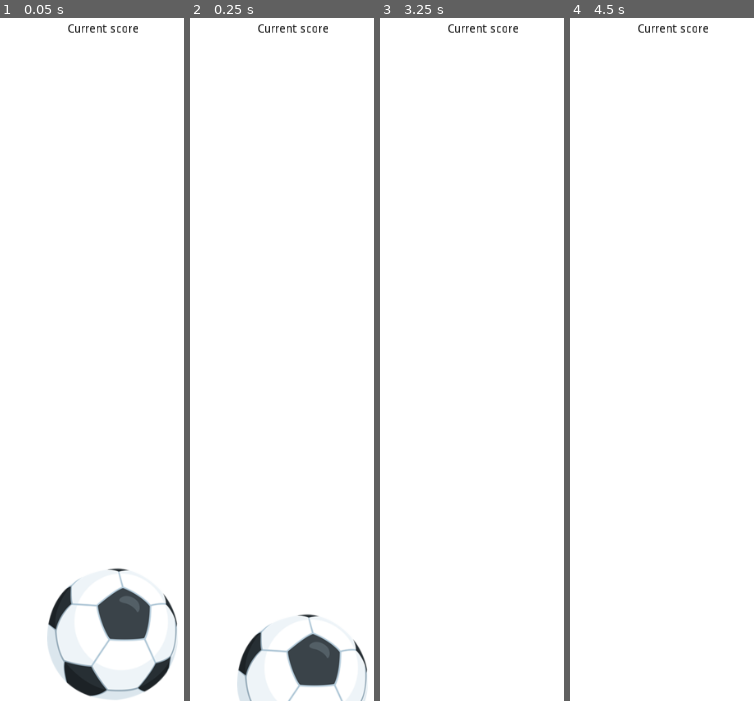
Above: before the commit, frames 1-4 (left to right).
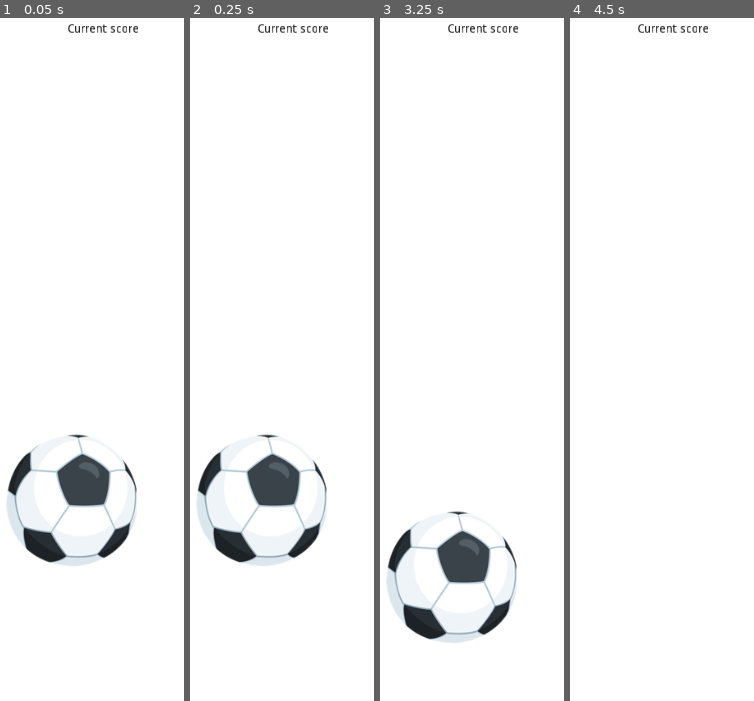
Above: after the commit, the same moments.

Repository: abdelhaksam/godot-facebook_soccer
Game: Godot game, scene res://Scene.tscn
Two runs of this game, one before a commit and one after it. Both use one fixed random seed, a clock stepped at 60 frames per second and the inputs below.
Inputs (mouse positions are in pixels of both pictures, inside the frame that each line leads up to):
- Up to frame 1 (0.05 s): no input
- Up to frame 2 (0.25 s): no input
- Up to frame 3 (3.25 s): move the mouse to (outside the picture) at 0.52 s; click (outside the picture) at 0.67 s; tap Enter at 1.25, 2.75 s; move the mouse to (400, 339) at 1.27 s; click (400, 339) at 1.42 s; tap Space at 2 s; move the mouse to (534, 127) at 2.02 s; click (534, 127) at 2.17 s; move the mouse to (468, 461) at 2.77 s; click (468, 461) at 2.92 s
- Up to frame 4 (4.5 s): move the mouse to (outside the picture) at 3.52 s; click (outside the picture) at 3.67 s; tap Space at 4.25 s; move the mouse to (outside the picture) at 4.27 s; click (outside the picture) at 4.42 s

The runs differ from the first frame. In frame 1, 9.3% of the frame differs, in the area x 3-97%, y 60-100%; in frame 2, 7.6%; in frame 3, 4.7%; in frame 4, nothing differs.

Commit message:
ball position now inits

Diff:
--- a/Scene.tscn
+++ b/Scene.tscn
@@ -17,15 +17,14 @@
 [node name="Playfield" type="Node2D"]
 
 [node name="BallRigidBody" type="RigidBody2D" parent="."]
-position = Vector2( 273.57, 878.921 )
+position = Vector2( 195.57, 652.921 )
 input_pickable = true
-physics_material_override = SubResource( 3 )
+physics_material_override = SubResource( 1 )
 gravity_scale = 20.0
-sleeping = true
 script = ExtResource( 2 )
 
 [node name="BallCollisionShape" type="CollisionShape2D" parent="BallRigidBody"]
-shape = SubResource( 1 )
+shape = SubResource( 2 )
 
 [node name="BallImage" type="Sprite" parent="BallRigidBody/BallCollisionShape"]
 position = Vector2( -0.933472, -0.198608 )
--- a/ball.gd
+++ b/ball.gd
@@ -2,15 +2,16 @@
 
 onready var speed = 70 * self.gravity_scale
 onready var score = 0
+var reset
 
 # Called when the node enters the scene tree for the first time.
 func _ready():
-	pass
+	initBall()
 
 func _input_event(viewport, event, shape_idx):
 	if event is InputEventMouseButton and event.pressed and event.button_index == BUTTON_LEFT:
-		if self.is_sleeping(): #If the game hasn't started, start it
-			self.set_sleeping(false)
+		if self.mode != RigidBody2D.MODE_RIGID: #If the game hasn't started, start it
+			self.mode = RigidBody2D.MODE_RIGID
 		bounceOnTouch(self, event)
 
 
@@ -24,3 +25,12 @@
 func updateScore():
 	score += 1
 	get_node('../Tree/Score').set_text(str(score))
+
+func initBall():
+	self.mode = RigidBody2D.MODE_STATIC
+	var window_size = OS.get_window_size()
+	var ball_size = get_node("BallCollisionShape/BallImage").texture.get_size()
+	var xpos = window_size[0]/2
+	var ypos = window_size[1] - ball_size[1]/2
+
+	self.position = Vector2(xpos,ypos)
Not shown: 2 places in Scene.tscn that only renumber resources
